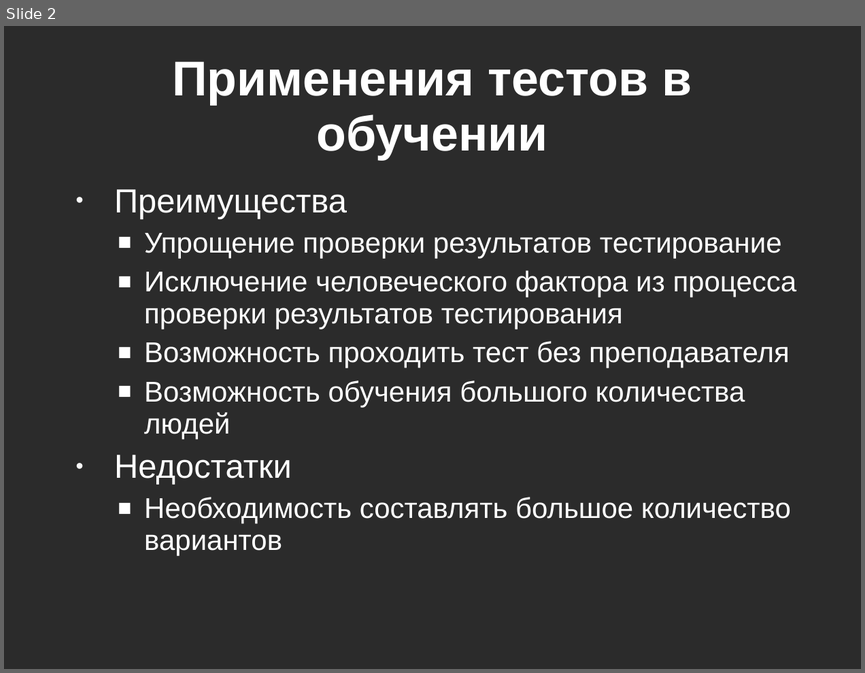
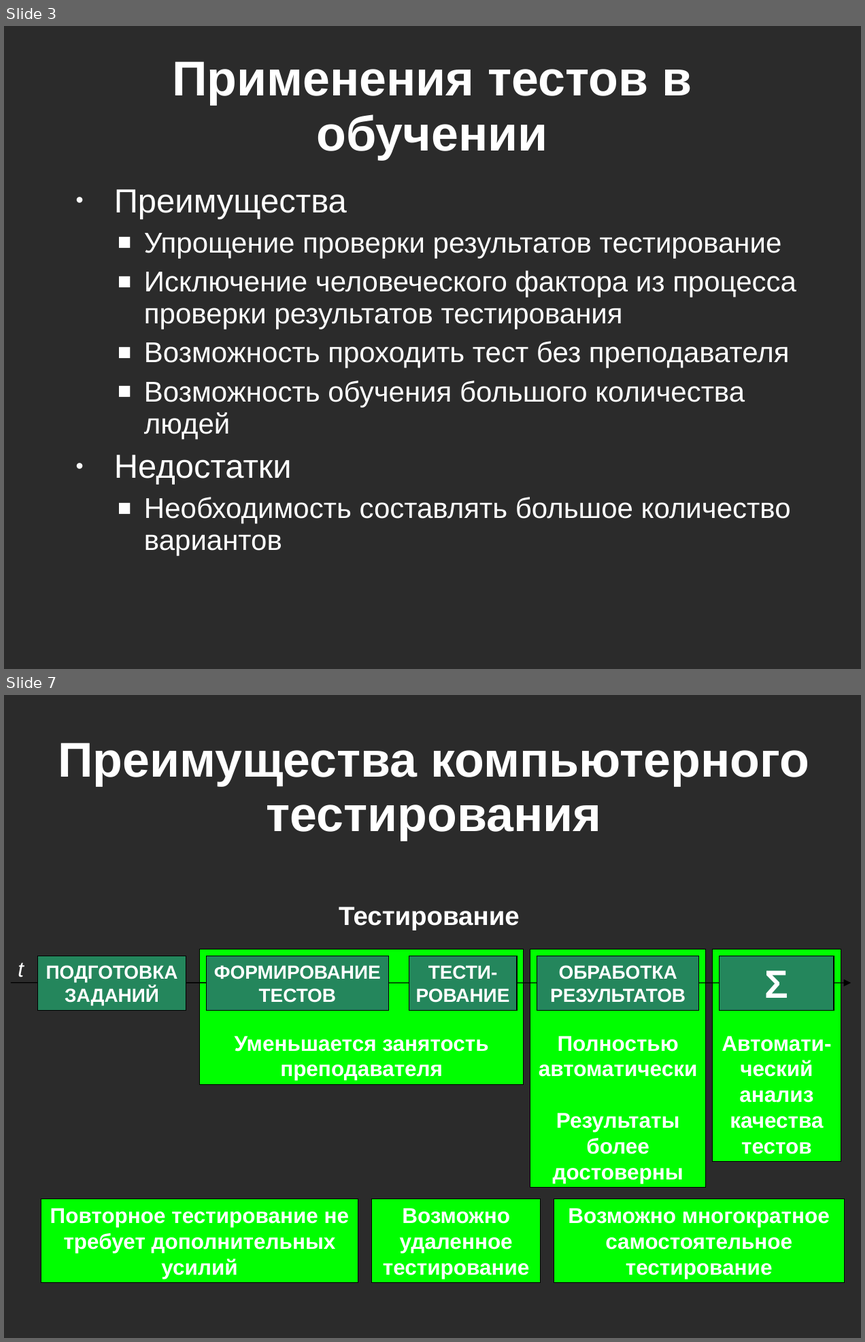
Before and after one commit to kevroletin/Coursework, a slide deck: 236_Кевролетин_отчёт.ppt. Shown one above the other, each under a label of ours: slide 2 before the commit, slides 3 and 7 after it; the slides between them are not shown. The pictures are 865x673 and 865x1342 pixels, drawn with LibreOffice and Linux fonts; fonts in the diff are those of the drawing; background and template pictures are left out; a plain dark background stands for a picture behind light text. Boxes give left, top, right and bottom in pixels: in the first picture for what was removed or moved away, otherwise in the second. Text is boxed around its words. In the diff, an @@ line names an element or a change of style, - is before the commit and + after.

```diff
--- a/236_Кевролетин_отчёт.ppt
+++ b/236_Кевролетин_отчёт.ppt
@@ slide 7 added at box(4, 695, 861, 1338), background picture (left out) @@
@@ text added at box(58, 743, 809, 841), 41 pt, text #FFFFFF, bold @@
+Преимущества компьютерного тестирования
@@ text added at box(339, 906, 519, 930), 22 pt, text #FFFFFF, bold @@
+Тестирование
@@ rectangle added at box(37, 955, 186, 1011), fill #24865C, outline #000000 0.74 pt, 16 pt, text #FFFFFF, bold @@
+ПОДГОТОВКА ЗАДАНИЙ
@@ rectangle added at box(199, 949, 524, 1084), fill #00FF00, outline #000000 0.74 pt, 18 pt, text #FFFFFF, bold @@
+Уменьшается занятость преподавателя
@@ rectangle added at box(206, 955, 389, 1011), fill #24865C, outline #000000 0.74 pt, 16 pt, text #FFFFFF, bold @@
+ФОРМИРОВАНИЕ ТЕСТОВ
@@ rectangle added at box(409, 955, 516, 1011), fill #24865C, outline #000000 0.74 pt, 16 pt, text #FFFFFF, bold @@
+ТЕСТИ-РОВАНИЕ
@@ rectangle added at box(530, 949, 706, 1084), fill #00FF00, outline #000000 0.74 pt, 18 pt, text #FFFFFF, bold @@
+Полностью автоматически
@@ rectangle added at box(530, 949, 706, 1187), fill #00FF00, outline #000000 0.74 pt, 18 pt, text #FFFFFF, bold @@
+Полностью автоматически
+Результаты более достоверны
@@ rectangle added at box(537, 955, 699, 1011), fill #24865C, outline #000000 0.74 pt, 16 pt, text #FFFFFF, bold @@
+ОБРАБОТКА РЕЗУЛЬТАТОВ
@@ rectangle added at box(713, 949, 841, 1161), fill #00FF00, outline #000000 0.74 pt, 18 pt, text #FFFFFF, bold @@
+Автомати-ческий анализ качества
+тестов
@@ rectangle added at box(719, 955, 834, 1011), fill #24865C, outline #000000 0.74 pt, 33 pt, text #FFFFFF, bold @@
+Σ
@@ text added at box(18, 962, 24, 977), 18 pt, text #FFFFFF, italic @@
+t
@@ arrow added from (11, 983) to (851, 983), #000000 0.74 pt @@
@@ rectangle added at box(41, 1199, 358, 1283), fill #00FF00, outline #000000 0.74 pt, 18 pt, text #FFFFFF, bold @@
+Повторное тестирование не требует дополнительных усилий
@@ rectangle added at box(372, 1199, 541, 1283), fill #00FF00, outline #000000 0.74 pt, 18 pt, text #FFFFFF, bold @@
+Возможно удаленное тестирование
@@ rectangle added at box(554, 1199, 844, 1283), fill #00FF00, outline #000000 0.74 pt, 18 pt, text #FFFFFF, bold @@
+Возможно многократное самостоятельное тестирование
@@ what was slide 2 is now slide 3 @@
```
Also in this commit, not shown: 2 slides changed, 10 other slides added, 3 slides removed.
